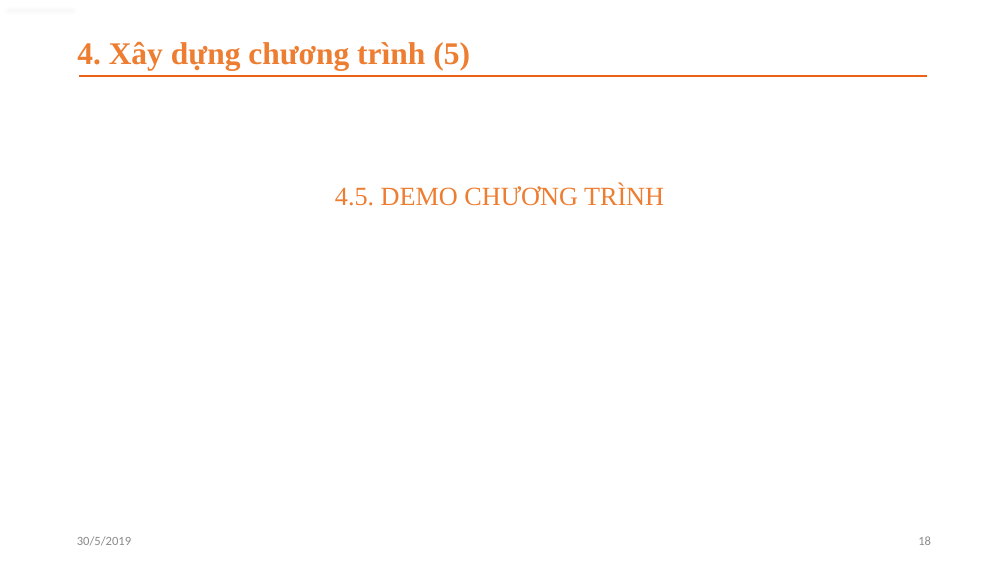
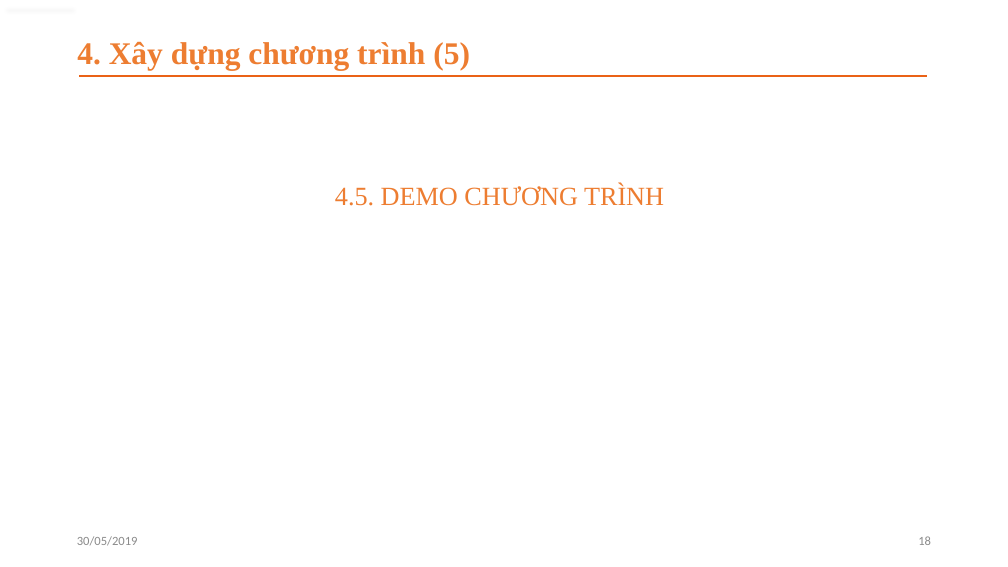
Before and after one commit to toandq88/toandq_doantotnghiep, a slide deck: slide 18 of baocao-ketqua/toandq-slide-baocao.pptx. Drawn at 1008x567 pixels with LibreOffice and Linux fonts; fonts in the diff are those of the drawing; background and template pictures are left out. Boxes give left, top, right and bottom in pixels: in the first picture for what was removed or moved away, otherwise in the second. Text is boxed around its words. In the diff, an @@ line names an element or a change of style, - is before the commit and + after.

```diff
--- a/baocao-ketqua/toandq-slide-baocao.pptx
+++ b/baocao-ketqua/toandq-slide-baocao.pptx
@@ text at bbox=[77, 536, 138, 546]: text changed @@
-30/5/2019
+30/05/2019
```
Also in this commit, not shown: 20 other slides changed.
